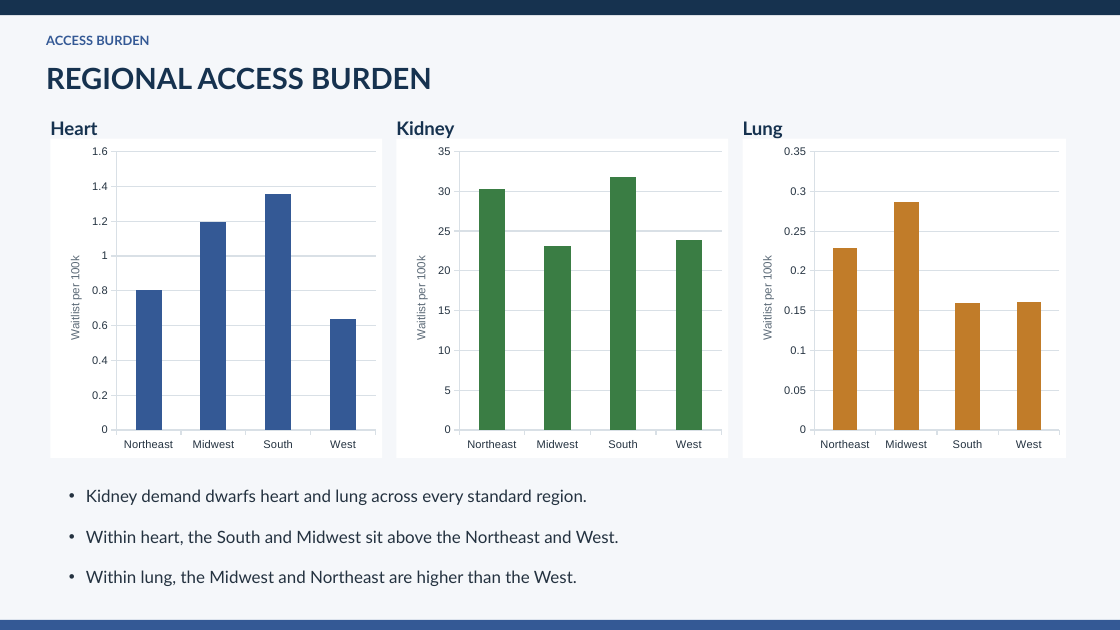
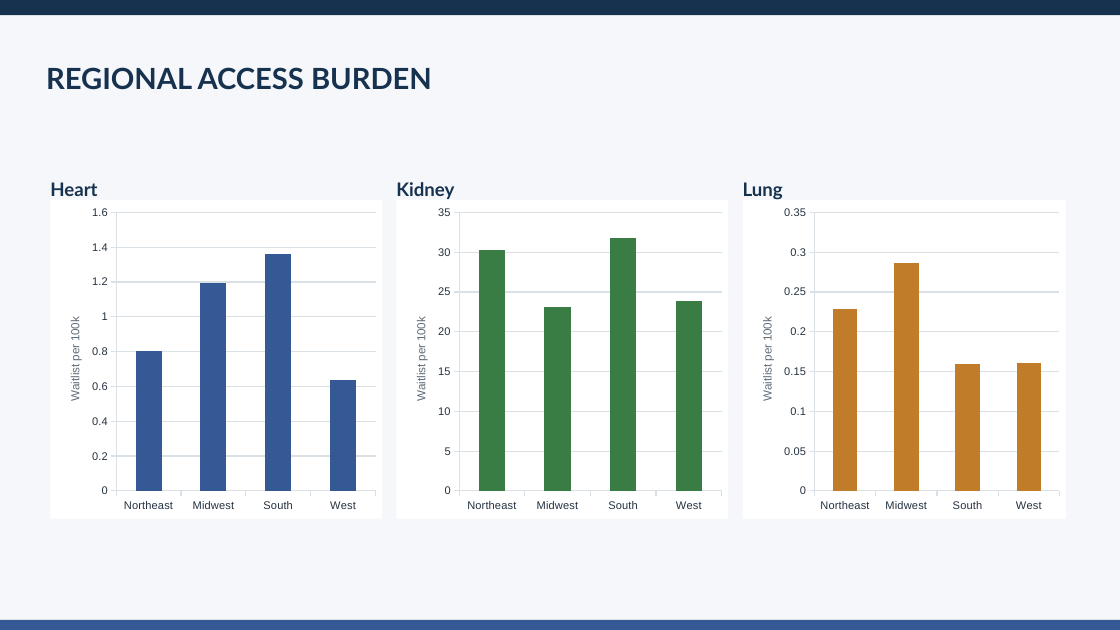
Before and after one commit to ansonrk/Capstone-DA16, a slide deck: slide 14 of DASHBOARD/transplant_equity_capstone_MVP.pptx (slide 11 before the commit). Drawn at 1120x630 pixels with LibreOffice and Linux fonts; fonts in the diff are those of the drawing. Boxes give left, top, right and bottom in pixels: in the first picture for what was removed or moved away, otherwise in the second. Text is boxed around its words. In the diff, an @@ line names an element or a change of style, - is before the commit and + after.

```diff
--- a/DASHBOARD/transplant_equity_capstone_MVP.pptx
+++ b/DASHBOARD/transplant_equity_capstone_MVP.pptx
@@ text removed at (46, 35, 149, 45) @@
-ACCESS BURDEN
@@ 3 column charts, 3 texts: place and size @@
-3 column charts, 3 texts at (50, 121, 1066, 458)
+3 column charts, 3 texts at (50, 182, 1066, 519)
@@ text removed at (86, 489, 619, 586) @@
-• Kidney demand dwarfs heart and lung across every standard region.
-• Within heart, the South and Midwest sit above the Northeast and West.
-• Within lung, the Midwest and Northeast are higher than the West.
```
Also in this commit, not shown: 14 other slides changed, 6 slides added, 3 slides removed, 1 other file.
